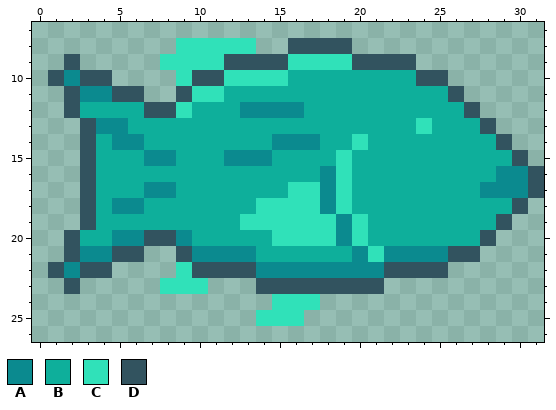
A pixel-art sprite gets an edit: Treasure Trench/Assets/Sprites/RedSnapper/RedSnapper1.png. Above: the version before the commit.
The file is 32x32 pixels. Shown: x 0..31, y 7..26.
Palette (. is transparent): A #0b8a8f  B #0eaf9b  C #30e1b9  D #32535f
Pixels before, first column x 1:
 8 ........CCCCC..DDDD............
 9 .D.....CCCCDDDDCCCCDDDD........
10 DADD....CDDCCCCBBBBBBBBDD......
11 .DAADD..DCCBBBBBBBBBBBBBBD.....
12 .DBBBBDDCBBBAAAABBBBBBBBBBD....
13 ..DAABBBBBBBBBBBBBBBBBBCBBBD...
14 ..DBAABBBBBBBBAAABBCBBBBBBBBD..
15 ..DBBBAABBBAAABBBBCBBBBBBBBBBD.
16 ..DBBBBBBBBBBBBBBACBBBBBBBBBAAD
17 ..DBBBAABBBBBBBCCACBBBBBBBBAAAD
18 ..DBAABBBBBBBCCCCACBBBBBBBBBBD.
19 ..DBBBBBBBBBCCCCCCACBBBBBBBBD..
20 .DBBAADDABBBBBCCCCACBBBBBBBD...
21 .DAADD..DAAAABBBBBBACAAAADD....
22 DADD....CDDDDAAAAAAAADDDD......
23 .D.....CCC...DDDDDDDD..........
24 ..............CCC..............
25 .............CCC...............
After:
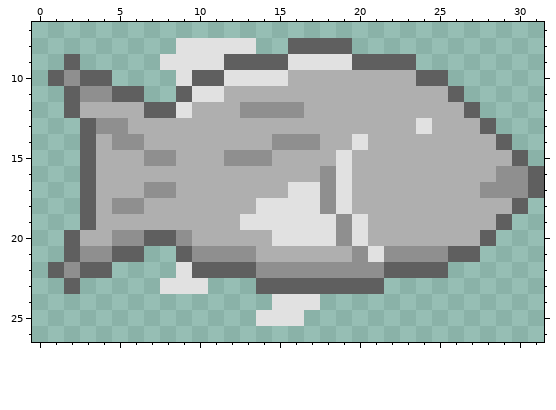
Change:
Colour A changes from #0b8a8f to #8f8f8f.
Colour B changes from #0eaf9b to #afafaf.
Colour C changes from #30e1b9 to #e1e1e1.
Colour D changes from #32535f to #5f5f5f.
Boxes around the changes in both pictures, in picture pixels (x1, y1, x2, y2):
changed: (48, 38, 544, 326)
